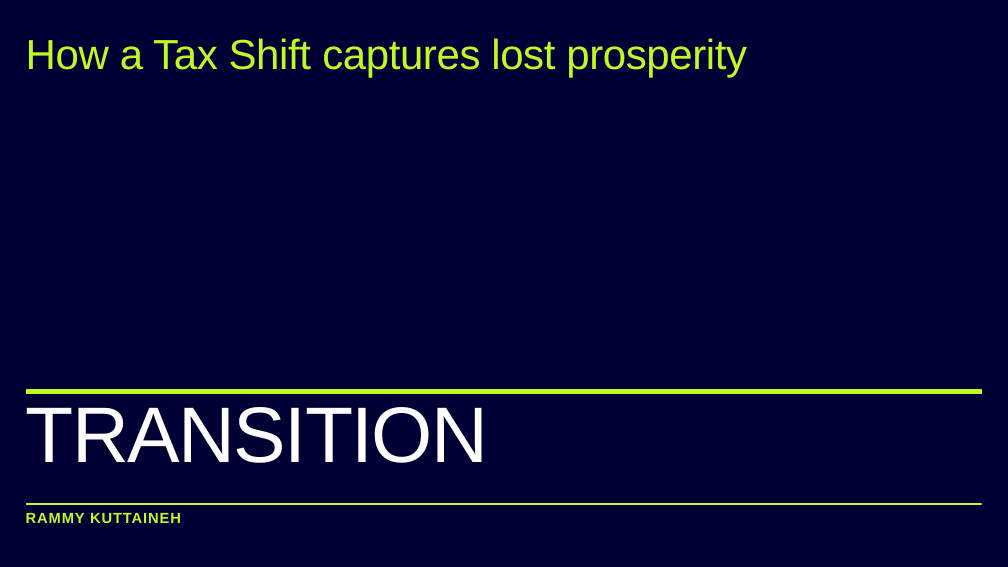
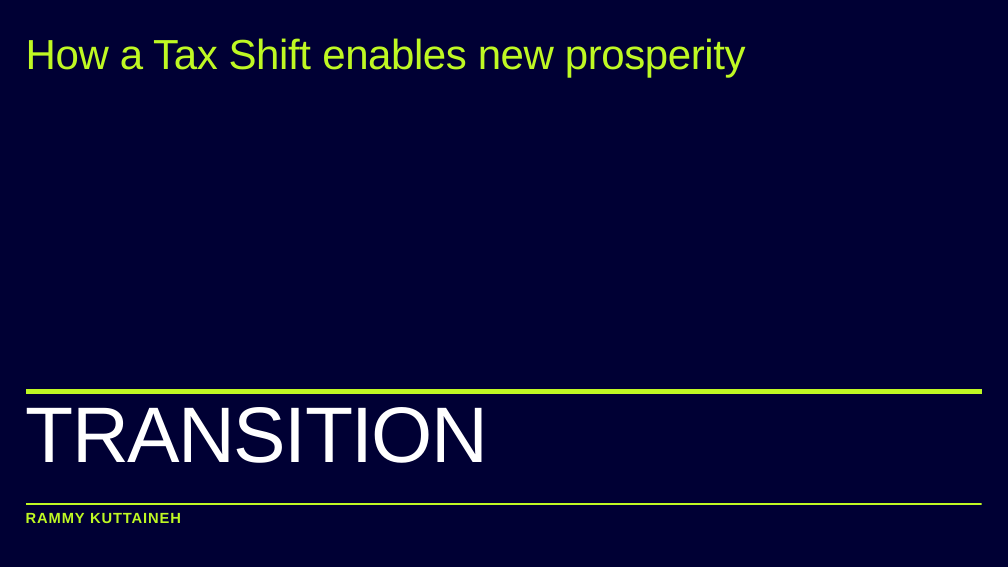
Before and after one commit to kuttaineh/unititle, a slide deck: slide 1 of TRANSITION.ppsx. Drawn at 1008x567 pixels with LibreOffice and Linux fonts; fonts in the diff are those of the drawing. Boxes give left, top, right and bottom in pixels: in the first picture for what was removed or moved away, otherwise in the second. Text is boxed around its words. In the diff, an @@ line names an element or a change of style, - is before the commit and + after.

```diff
--- a/TRANSITION.ppsx
+++ b/TRANSITION.ppsx
@@ subtitle at bbox=[26, 38, 746, 77]: text changed @@
-How a Tax Shift captures lost prosperity
+How a Tax Shift enables new prosperity
```
Also in this commit, not shown: 4 other slides changed.
